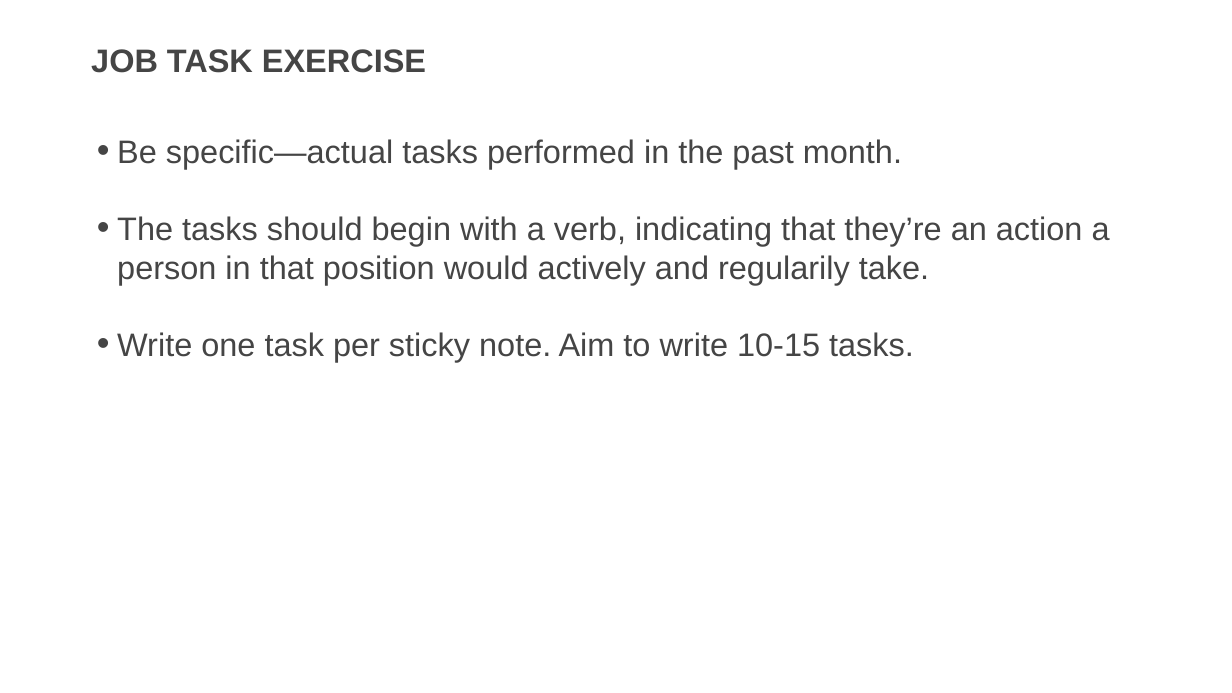
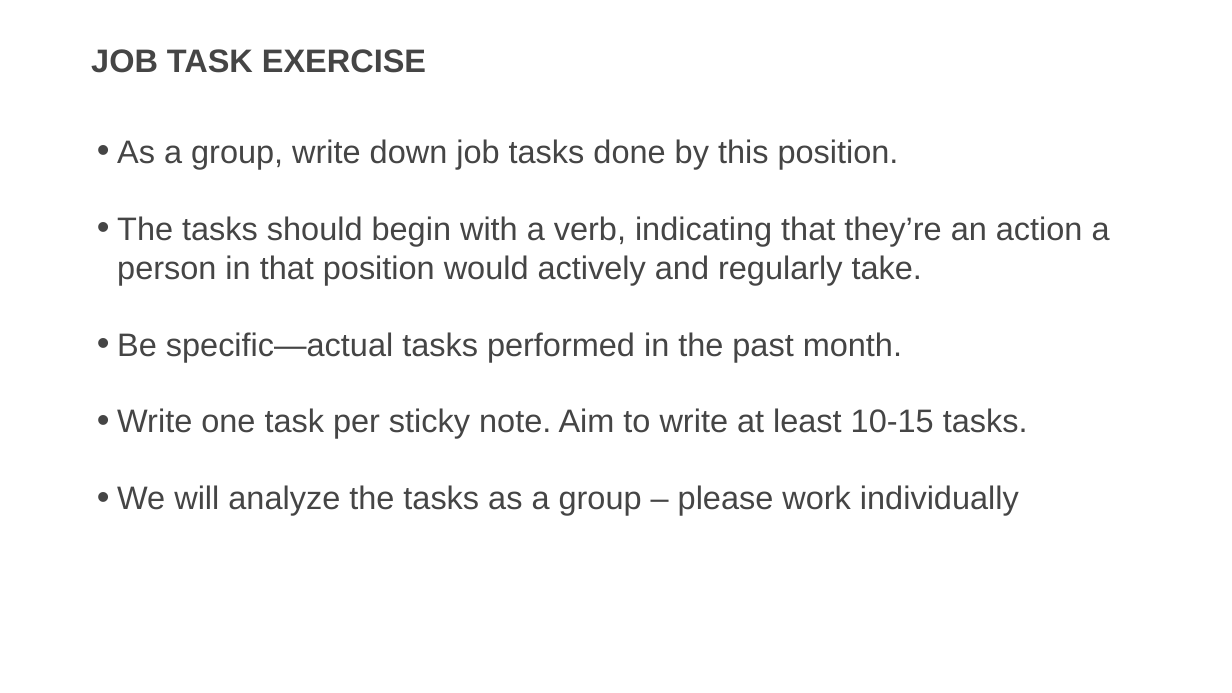
Before and after one commit to usds/SME-QA-Website, a slide deck: slide 7 of toolkit/job-analysis/job-analysis-presentation.pptx (slide 6 before the commit). Drawn at 1232x693 pixels with LibreOffice and Linux fonts; fonts in the diff are those of the drawing. Boxes give left, top, right and bottom in pixels: in the first picture for what was removed or moved away, otherwise in the second. Text is boxed around its words. In the diff, an @@ line names an element or a change of style, - is before the commit and + after.

```diff
--- a/toolkit/job-analysis/job-analysis-presentation.pptx
+++ b/toolkit/job-analysis/job-analysis-presentation.pptx
@@ text at [117, 139, 1110, 285]: paragraphs added @@
+• As a group, write down job tasks done by this position.
+• The tasks should begin with a verb, indicating that they’re an action a person in that position would actively and regularly take.
@@ text at [117, 408, 1028, 515]: text changed @@
-• The tasks should begin with a verb, indicating that they’re an action a person in that position would actively and regularily take.
-• Write one task per sticky note. Aim to write 10-15 tasks.
+• Write one task per sticky note. Aim to write at least 10-15 tasks.
+• We will analyze the tasks as a group – please work individually
```
Also in this commit, not shown: 1 other slide changed, 2 slides added.
